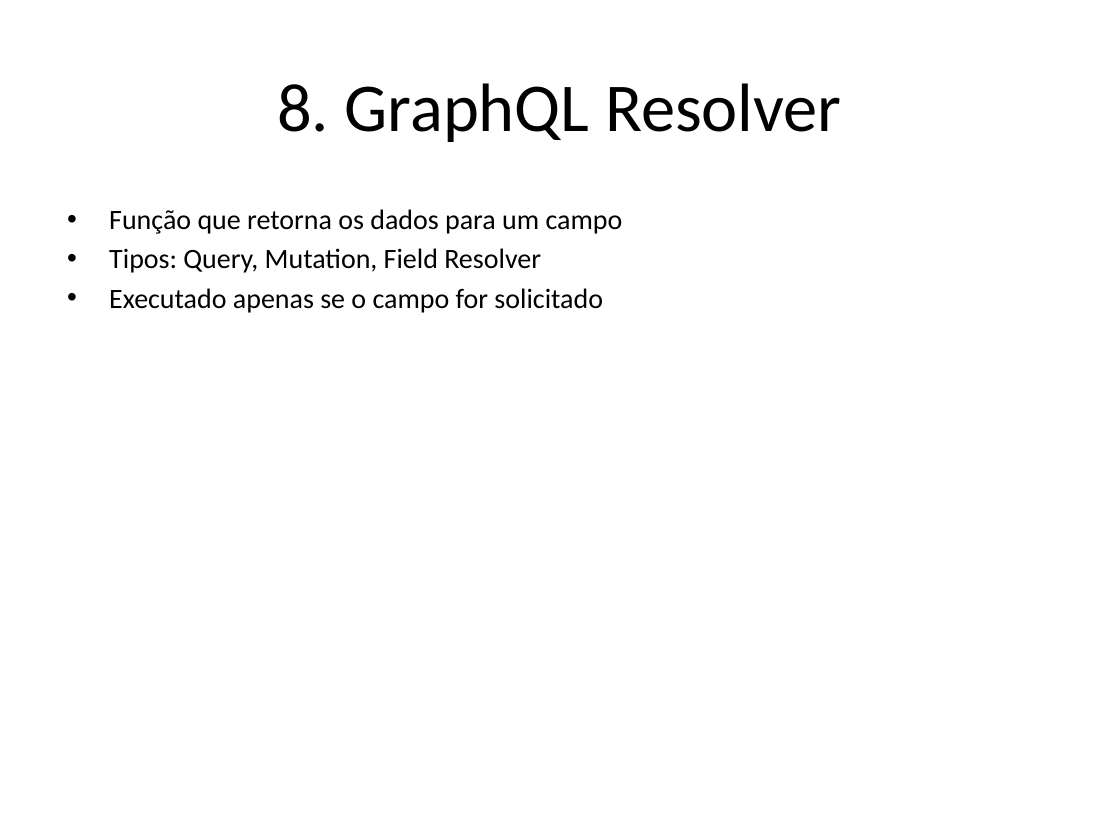
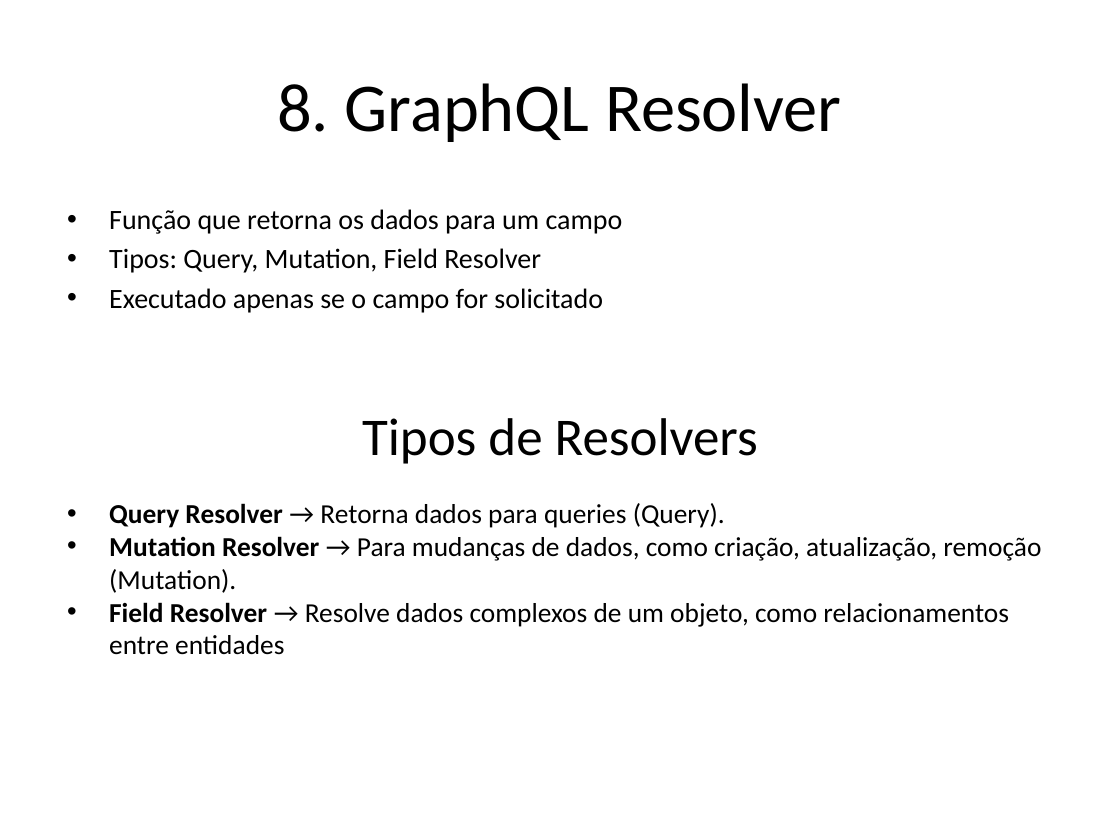
Before and after one commit to pedrobvferreira/graphql, a slide deck: slide 12 of presentation_pt.pptx (slide 10 before the commit). Drawn at 1120x840 pixels with LibreOffice and Linux fonts; fonts in the diff are those of the drawing. Boxes give left, top, right and bottom in pixels: in the first picture for what was removed or moved away, otherwise in the second. Text is boxed around its words. In the diff, an @@ line names an element or a change of style, - is before the commit and + after.

```diff
--- a/presentation_pt.pptx
+++ b/presentation_pt.pptx
@@ text added at [362,418,758,464], 34.1 pt, text #000000 @@
+Tipos de Resolvers
@@ text added at [109,503,1041,655], 17.6 pt, text #000000 @@
+• Query Resolver → Retorna dados para queries (Query).
+• Mutation Resolver → Para mudanças de dados, como criação, atualização, remoção (Mutation).
+• Field Resolver → Resolve dados complexos de um objeto, como relacionamentos entre entidades
```
Also in this commit, not shown: 5 other slides changed, 2 slides added, 1 other file.
